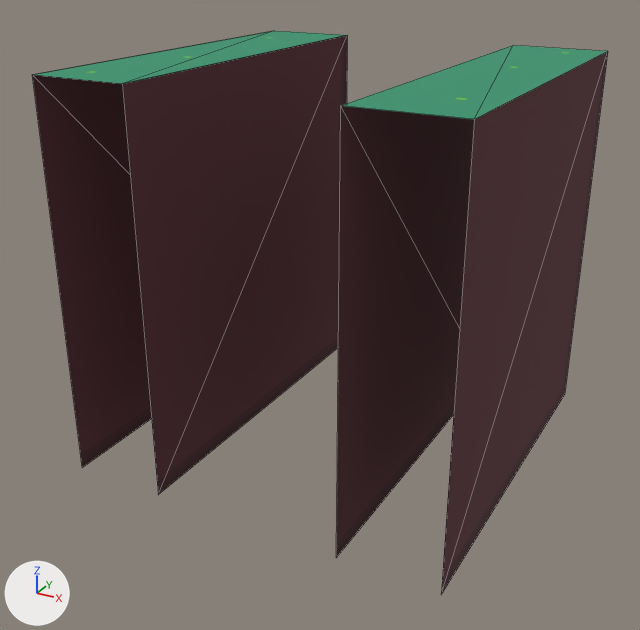
Before and after pictures for a commit that changed the glTF model Global_Resources/Mapping/3D/Below/Broko_Town/Exterior/Water_1/Models/Pit_Single_Down_Top_Down.glb.
The view is the same before and after, from a 50 mm lens placed at (0.99, -1.921, 1.294), pointed at (-0.025, -0.077, 0.372). The lights are fixed; the arrows at lower left show +X, +Y and +Z. The first picture is the older version. Mesh edges are drawn as thin lines.

The first picture shows 'Water_1_Pit_Single_Down_Top_Down'.
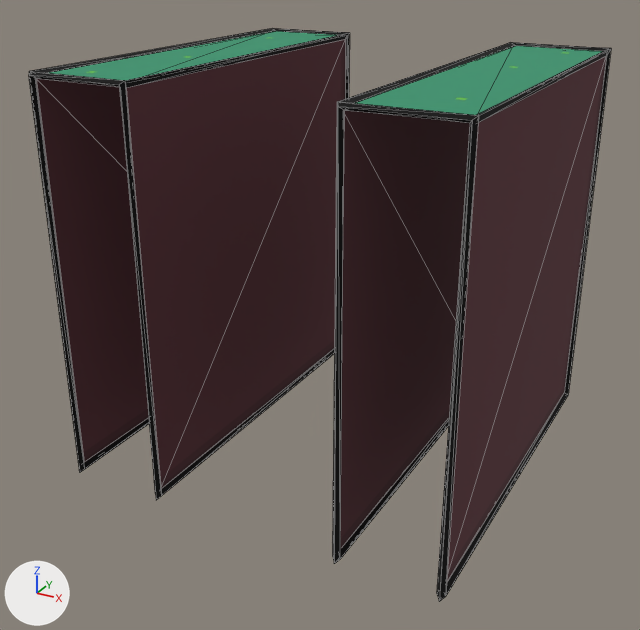
Pixel boxes (x1, y1, x2, y2) of what changed, in the pictures (640 x 630 px; the box of a moved part takes in the faces that stretch with it):
'Water_1_Pit_Single_Down_Top_Down', reshaped
    before: (32, 31, 608, 595)
    after: (29, 28, 611, 602)
part 1 of me_water_1_pit_single_down_top_down, added
    after: (29, 28, 350, 500)
part 2 of me_water_1_pit_single_down_top_down, added
    after: (333, 42, 611, 602)
part 3 of me_water_1_pit_single_down_top_down, moved or reshaped
    before: (33, 31, 346, 84)
    after: (50, 31, 337, 80)
part 4 of me_water_1_pit_single_down_top_down, moved or reshaped
    before: (342, 45, 607, 119)
    after: (356, 46, 603, 115)

What changed in the scene script:
```text
Add mat_outline:
    mat_outline = principled_material('Outline')
    mat_outline.base_color = (0.0, 0.0, 0.0)  # black #000000
    mat_outline.roughness = 1.0
Change me_water_1_pit_single_down_top_down:
    used by ob_water_1_pit_single_down_top_down; location = (0.0, 0.0, 0.0)
    verts and faces of me_water_1_pit_single_down_top_down; kept vertices keep their numbers, new ones are numbered from 24
    before: 2 (-0.5, -0.5, 1.0) at pixel (32, 74), 3 (-0.5, 0.5, 1.0) at pixel (274, 30), 8 (-0.25, -0.5, 1.0) at pixel (122, 83), 10 (-0.25, 0.5, 1.0) at pixel (347, 35), 16 (-0.5, 0.5, 1.0) at pixel (274, 30)
    before: 17 (-0.25, 0.5, 1.0) at pixel (347, 35), 18 (-0.5, -0.5, 1.0) at pixel (32, 74), 19 (-0.25, -0.5, 1.0) at pixel (122, 83)
    before: 6 (0.25, -0.5, 1.0) at pixel (340, 105), 7 (0.25, 0.5, 1.0) at pixel (513, 45), 12 (0.5, -0.5, 1.0) at pixel (474, 119), 14 (0.5, 0.5, 1.0) at pixel (607, 51), 20 (0.5, -0.5, 1.0) at pixel (474, 119)
    before: 21 (0.25, -0.5, 1.0) at pixel (340, 105), 22 (0.5, 0.5, 1.0) at pixel (607, 51), 23 (0.25, 0.5, 1.0) at pixel (513, 45)
    remove me_water_1_pit_single_down_top_down.from_pydata(...)  # 24 vertices, 12 faces; spans x -0.5..0.5, y -0.5..0.5, z 0.0..1.0
    add me_water_1_pit_single_down_top_down.from_pydata(...)  # 88 vertices, 172 faces; spans x -0.51..0.51, y -0.51..0.51, z -0.01..1.007
    me_water_1_pit_single_down_top_down part 1: a new loose piece of 36 vertices spanning x -0.51..-0.24, y -0.51..0.51, z -0.01..1.007, in mat_outline (black #000000)
    me_water_1_pit_single_down_top_down part 2: a new loose piece of 36 vertices spanning x 0.24..0.51, y -0.51..0.51, z -0.01..1.007, in mat_outline (black #000000)
    me_water_1_pit_single_down_top_down part 3
    add delete_vertices([*range(16, 20)])  # with the faces that use them
    add faces += [(3, 8, 10), (2, 8, 3)]  # mat_water_1_pit_top_down_center (picture img_pit_top_down_center)
    me_water_1_pit_single_down_top_down part 4
    add delete_vertices([*range(20, 24)])  # with the faces that use them
    add faces += [(7, 12, 14), (6, 12, 7)]  # mat_water_1_pit_top_down_center (picture img_pit_top_down_center)
    add me_water_1_pit_single_down_top_down.materials.append(mat_outline)  # black #000000
```
